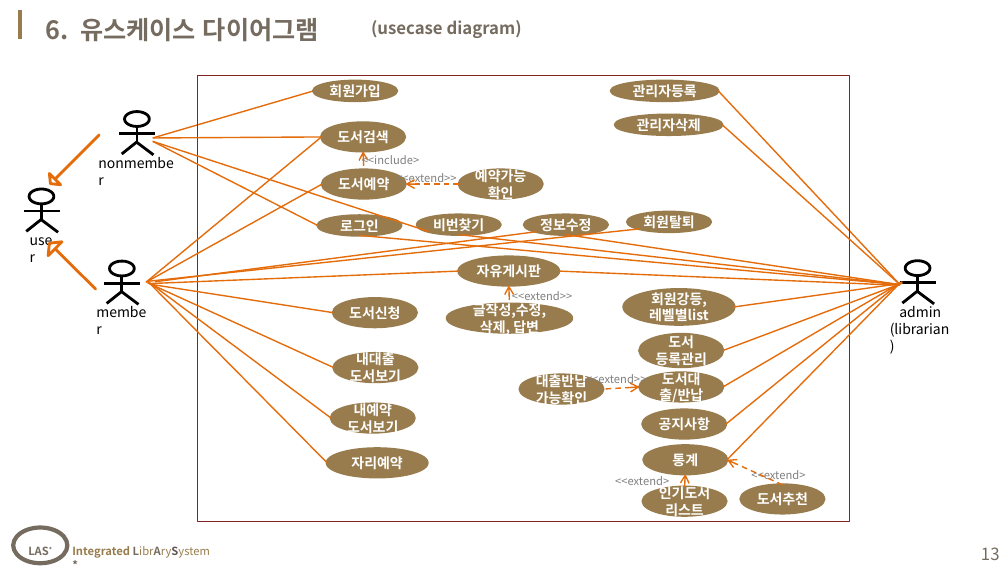
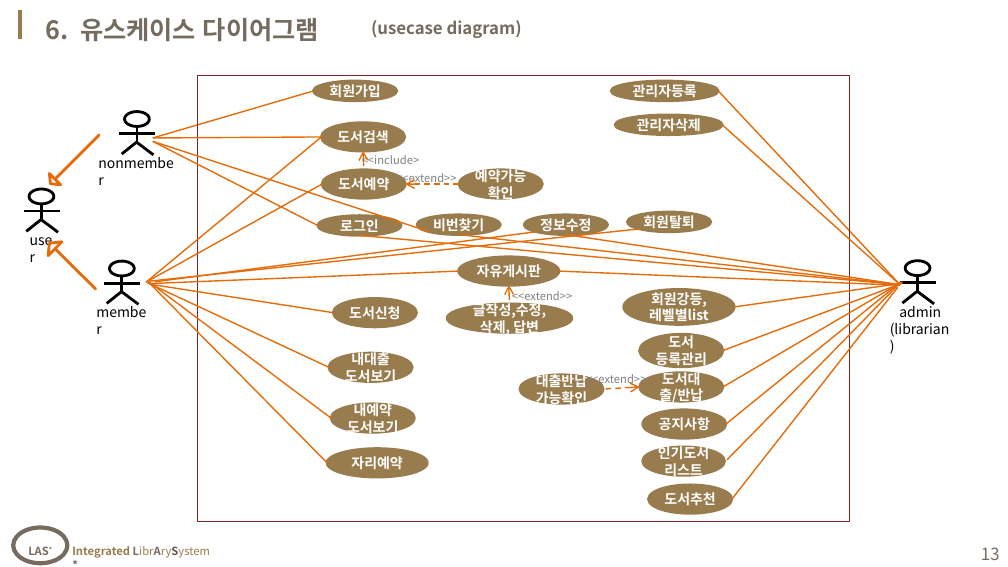
Before and after one commit to ChoiDV/learning, a slide deck: slide 13 of Note/교안/07_1'st Project/sample_ver0624.pptx. Drawn at 1008x567 pixels with LibreOffice and Linux fonts; fonts in the diff are those of the drawing; background and template pictures are left out. Boxes give left, top, right and bottom in pixels: in the first picture for what was removed or moved away, otherwise in the second. Text is boxed around its words. In the diff, an @@ line names an element or a change of style, - is before the commit and + after.

```diff
--- a/Note/교안/07_1'st Project/sample_ver0624.pptx
+++ b/Note/교안/07_1'st Project/sample_ver0624.pptx
@@ line moved from (334, 368) - (147, 283) to (329, 367) - (147, 283) @@
@@ line added from (898, 287) to (732, 499), #E46C0A 1 pt @@
@@ ellipse "내대출": place and size @@
-ellipse "내대출" at (334, 354, 417, 382)
+ellipse "내대출" at (329, 353, 412, 381)
@@ ellipse "인기도서리스트": place and size @@
-ellipse "인기도서리스트" at (643, 487, 727, 515)
+ellipse "인기도서리스트" at (643, 447, 725, 475)
@@ ellipse removed at (644, 446, 728, 474) @@
-통계
@@ text removed at (615, 473, 669, 488) @@
-<<extend>
@@ arrow removed from (684, 487) to (685, 474) @@
@@ arrow removed from (782, 485) to (727, 460) @@
@@ text removed at (751, 470, 805, 481) @@
-<<extend>
@@ ellipse "도서추천": place and size @@
-ellipse "도서추천" at (741, 485, 825, 513)
+ellipse "도서추천" at (648, 485, 732, 513)
```
Also in this commit, not shown: 7 other slides changed, 11 slides added, 11 other files.
